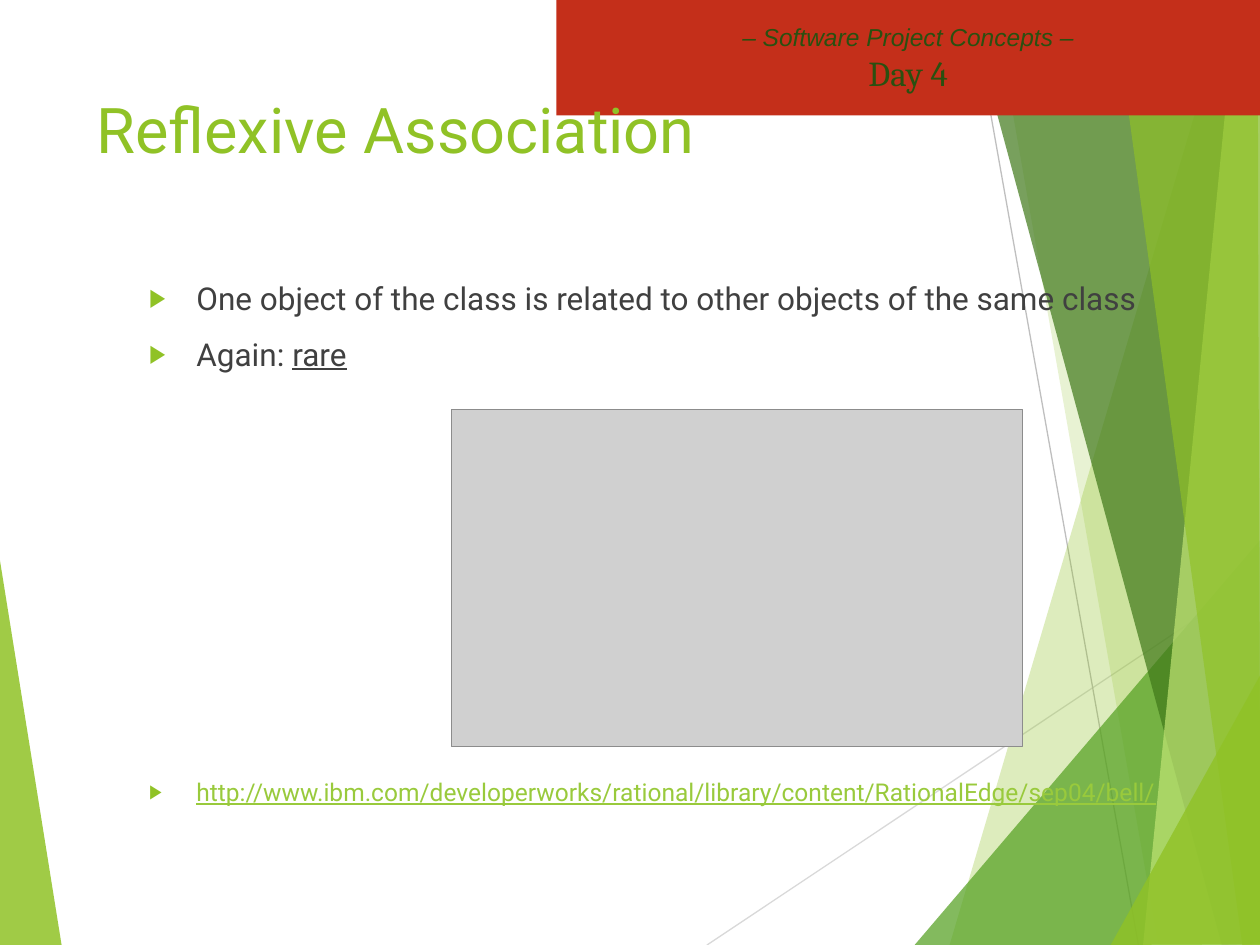
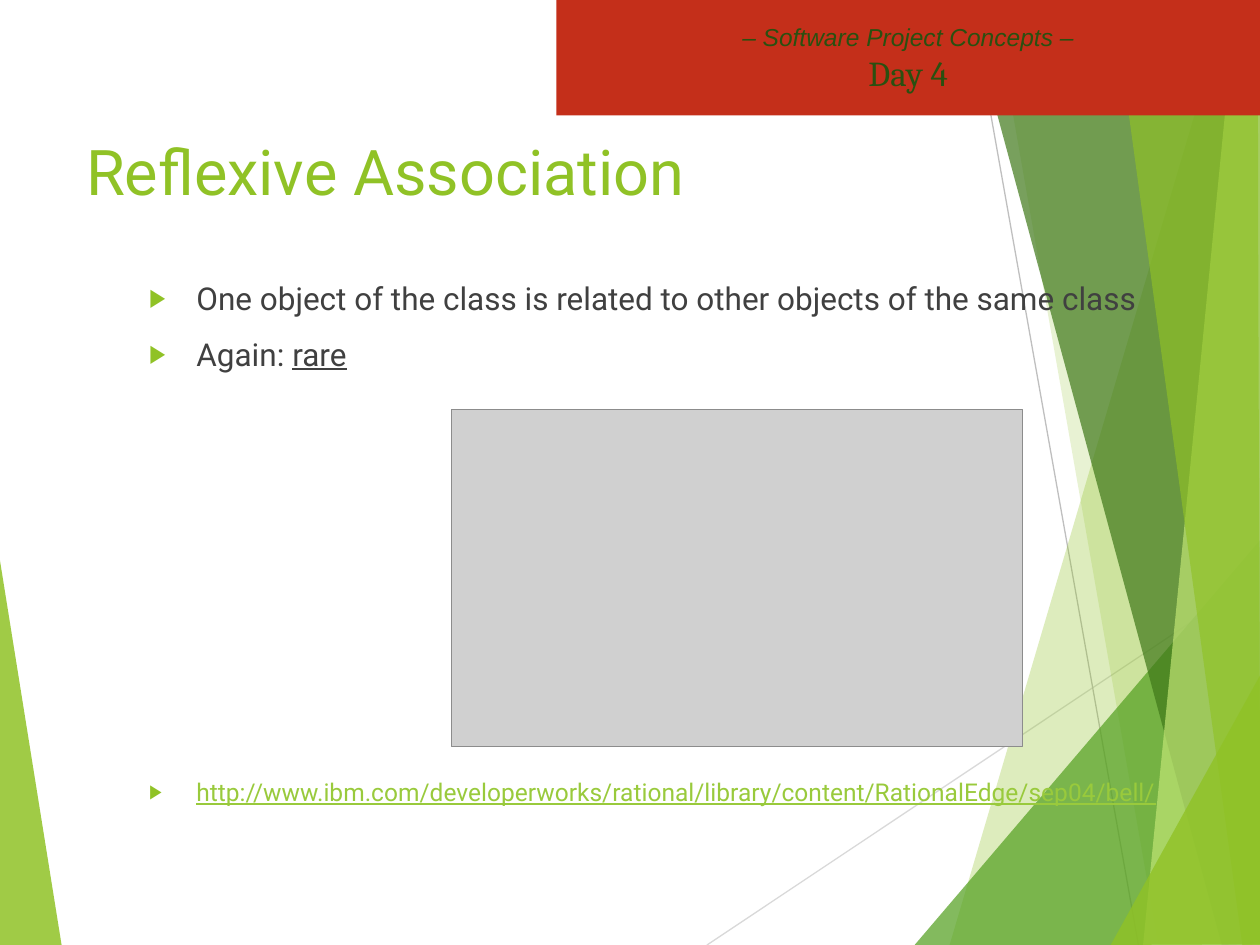
Before and after one commit to hdmdhr/CPRG-210-OSD-Assignment, a slide deck: slide 45 of Project Concepts/PROJ216 Slides Day4 revised.pptx. Drawn at 1260x945 pixels with LibreOffice and Linux fonts; fonts in the diff are those of the drawing; grey boxes stand for pictures; background and template pictures are left out. Boxes give left, top, right and bottom in pixels: in the first picture for what was removed or moved away, otherwise in the second. Text is boxed around its words. In the diff, an @@ line names an element or a change of style, - is before the commit and + after.

```diff
--- a/Project Concepts/PROJ216 Slides Day4 revised.pptx
+++ b/Project Concepts/PROJ216 Slides Day4 revised.pptx
@@ title "Reflexive Association" rewrapped from [97, 95, 695, 154] to [86, 147, 684, 196] @@
```
Also in this commit, not shown: 2 other slides changed, 11 other files.
